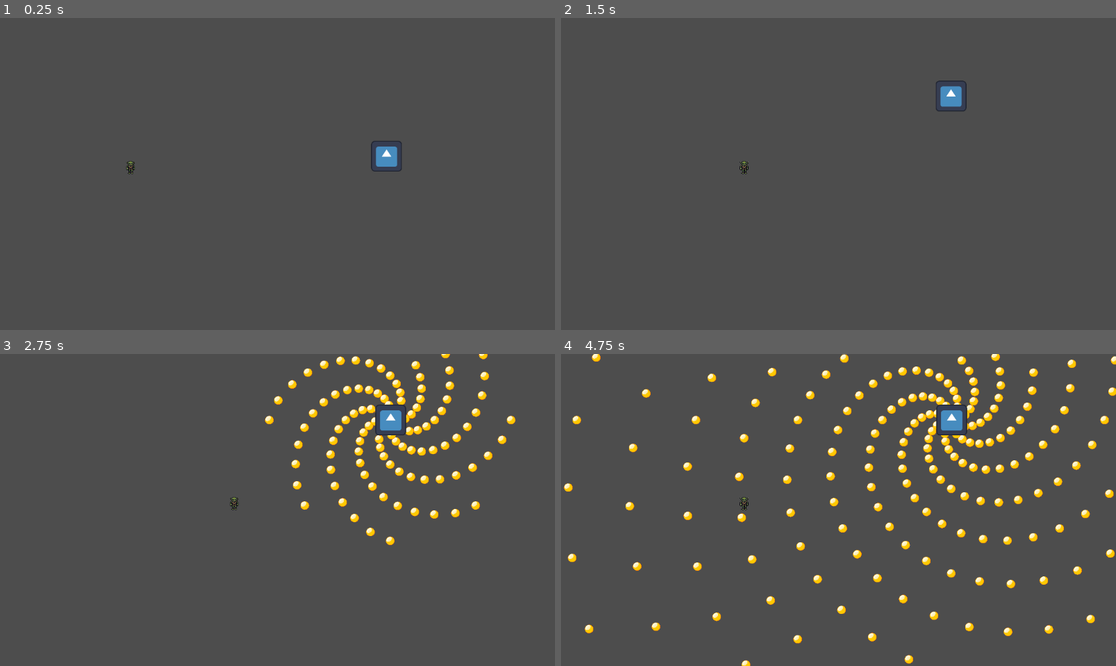
Above: before the commit, frames 1-4 (two rows, left to right).
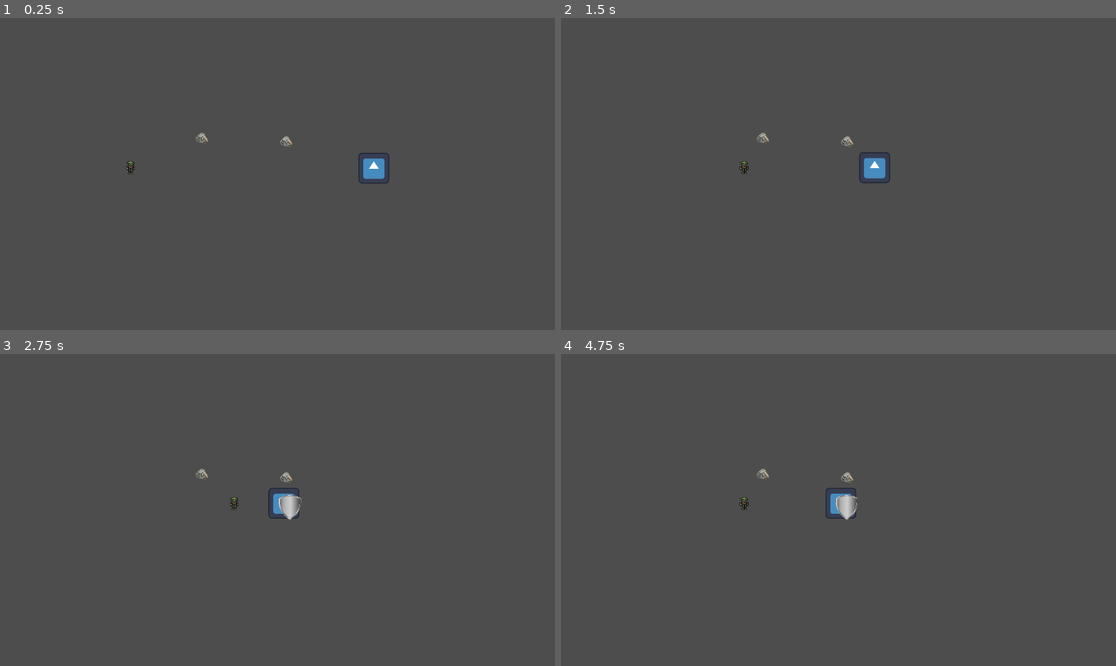
Above: after the commit, the same moments.

Repository: TiredCat388/UPCSG_GAMEJAM
Game: Godot game, scene res://scenes/environments/LevelScene.tscn
Same seed, same stepped clock (60 frames per second), same inputs: the game is played once before the commit and once after it. This scene is started directly instead of the project's main scene. The engine's default icon, where the game draws it, is replaced by a stand-in: a white triangle on a blue panel in a dark square.
Inputs (mouse positions are in pixels of both pictures, inside the frame that each line leads up to):
- Up to frame 1 (0.25 s): no input
- Up to frame 2 (1.5 s): tap Enter (ui_accept) at 0.5, 0.77 s; move the mouse to (960, 158) at 0.52 s; hold D (right) 0.53-1.25 s; tap Space (dash) at 0.6 s; click (960, 158) at 0.67 s; drag from (727, 189) to (810, 236) at 1.27 s
- Up to frame 3 (2.75 s): move the mouse to (333, 441) at 2.02 s; hold D (right) from 2.03 s (still down); tap Space (dash) at 2.1 s
- Up to frame 4 (4.75 s): release D (right) at 2.75 s; drag from (810, 572) to (827, 419) at 2.77 s; move the mouse to (1005, 556) at 3.52 s; hold A (left) 3.53-4.25 s; tap Space (dash) at 3.6 s; tap Enter (ui_accept) at 3.77 s; drag from (672, 463) to (605, 513) at 4.27 s

The runs differ from the first frame. In frame 1, 0.6% of the frame differs, in the area x 35-73%, y 36-54%; in frame 2, 0.8%; in frame 3, 4.2%; in frame 4, 6.5%, in the area x 0-100%, y 0-100%.

Commit message:
[ShieldPhase][Llenes] Added obstacle entities

Diff:
--- a/project.godot
+++ b/project.godot
@@ -46,7 +46,6 @@
 "events": [Object(InputEventKey,"resource_local_to_scene":false,"resource_name":"","device":-1,"window_id":0,"alt_press …(191 unchanged characters)…
 ]
 }
-
 interact={
 "deadzone": 0.2,
 "events": [Object(InputEventKey,"resource_local_to_scene":false,"resource_name":"","device":-1,"window_id":0,"alt_press …(192 unchanged characters)…
--- /dev/null
+++ b/scenes/entities/Obstacle.tscn
@@ -0,0 +1,13 @@
+[gd_scene load_steps=2 format=3 uid="uid://r6x073sd3s8k"]
+
+[ext_resource type="Texture2D" uid="uid://b67ej04kni127" path="res://assets/obstacle.png" id="1_1k00x"]
+
+[node name="Obstacle" type="StaticBody2D"]
+
+[node name="Sprite2D" type="Sprite2D" parent="."]
+position = Vector2(-7.1054274e-15, -3.3881318e-21)
+scale = Vector2(0.01543749, 0.0164375)
+texture = ExtResource("1_1k00x")
+
+[node name="CollisionPolygon2D" type="CollisionPolygon2D" parent="."]
+polygon = PackedVector2Array(1, -13, -11, -5, -12, 5, 3, 12, 13, 6)
--- a/scenes/entities/Shield.tscn
+++ b/scenes/entities/Shield.tscn
@@ -1,14 +1,14 @@
 [gd_scene load_steps=3 format=3 uid="uid://cak2yot5p3mmj"]
 
-[ext_resource type="Texture2D" uid="uid://b8k0it2qm45st" path="res://assets/default_bullet.png" id="1_tv5um"]
+[ext_resource type="Texture2D" uid="uid://ch8dbjexlwil2" path="res://assets/shield.png" id="1_3dyab"]
 
 [sub_resource type="RectangleShape2D" id="RectangleShape2D_tv5um"]
 
 [node name="Shield" type="StaticBody2D"]
 
 [node name="Sprite2D" type="Sprite2D" parent="."]
-scale = Vector2(0.07, 0.1)
-texture = ExtResource("1_tv5um")
+scale = Vector2(0.025, 0.025)
+texture = ExtResource("1_3dyab")
 
 [node name="CollisionShape2D" type="CollisionShape2D" parent="."]
 scale = Vector2(2, 2)
--- a/scenes/environments/LevelScene.tscn
+++ b/scenes/environments/LevelScene.tscn
@@ -1,12 +1,20 @@
-[gd_scene load_steps=3 format=3 uid="uid://caaetkd35xve4"]
+[gd_scene load_steps=4 format=3 uid="uid://caaetkd35xve4"]
 
 [ext_resource type="PackedScene" uid="uid://bu3hyhaaugnhu" path="res://scenes/entities/Player.tscn" id="1_frnyd"]
 [ext_resource type="PackedScene" uid="uid://c7svvywwun1h3" path="res://scenes/entities/MainCharacter.tscn" id="2_athml"]
+[ext_resource type="PackedScene" uid="uid://r6x073sd3s8k" path="res://scenes/entities/Obstacle.tscn" id="3_m1ec6"]
 
 [node name="LevelScene" type="Node2D"]
 
-[node name="Player" parent="." instance=ExtResource("1_frnyd")]
+[node name="Player" parent="." groups=["player"] instance=ExtResource("1_frnyd")]
 position = Vector2(271, 308)
 
 [node name="MainCharacter" parent="." instance=ExtResource("2_athml")]
 position = Vector2(800, 312)
+fight_type = 1
+
+[node name="Obstacle" parent="." instance=ExtResource("3_m1ec6")]
+position = Vector2(419, 250)
+
+[node name="Obstacle2" parent="." instance=ExtResource("3_m1ec6")]
+position = Vector2(594, 257)
Binary file added: assets/obstacle.png
Not shown, added: assets/obstacle.png.import
Binary file added: assets/shield.png
Not shown, added: assets/shield.png.import
